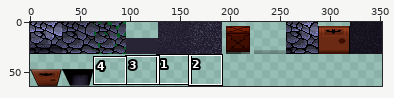
One commit to this sprite sheet: assets/TileSet/Sprite_sheet_tiles.png. The first picture is a wide view before the edit; the outline marks the close-up.
Close-up. Before:
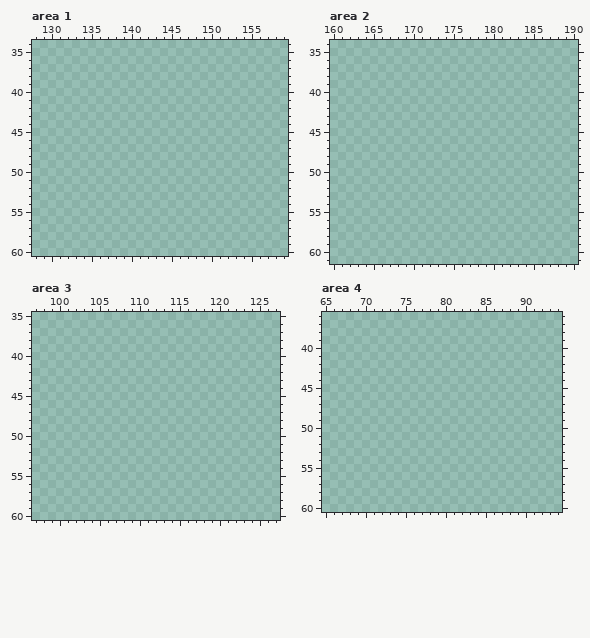
The file is 352x64 pixels. Pixels under 10% opacity are left out. Colours within 5 levels of each other are drawn and written as one. Shown: area 1: x 128..159, y 34..60; area 2: x 160..190, y 34..61; area 3: x 97..127, y 35..60; area 4: x 65..94, y 36..60.
Once edited:
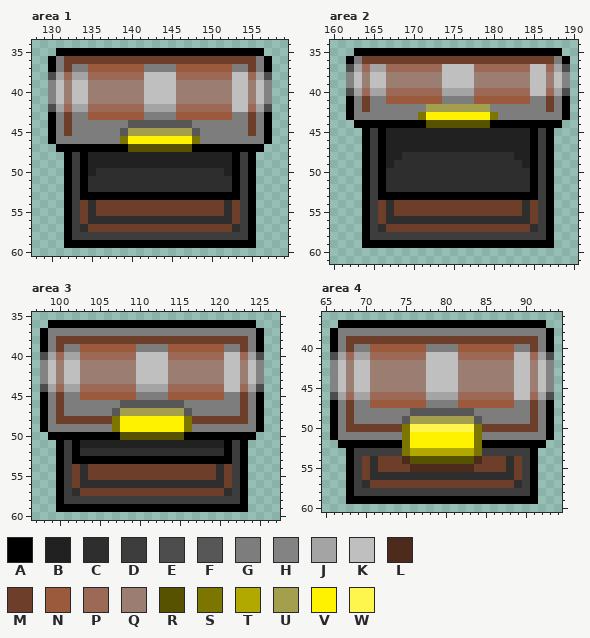
Palette (. is transparent): A #000000  B #212121  C #2e2e2e  D #3d3d3d  E #4d4d4d  F #575757  G #7d7d7d  H #838383  J #a4a4a4  K #bfbfbf  L #4c2b1d  M #6d3e29  N #9c5a3c  P #9c6956  Q #9c7d72  R #575200  S #7c7600  T #b2a900  U #a49f4d  V #fff200  W #fff64d
Diff:
Changed rows in their new state; - is an unchanged pixel.
Area 1:
first column x 130:
35 -AAAAAAAAAAAAAAAAAAAAAAAAAA-
36 AGMMMMMMMMMMMMMMMMMMMMMMMMGA
37 AGMGGNNNNNNNGGGGNNNNNNNGGMGA
38 EJPJJPPPPPPPKKKKPPPPPPPKKPJE
39 HKQKKQQQQQQQKKKKQQQQQQQKKQKH
40 HKQKKQQQQQQQKKKKQQQQQQQKKQKH
41 HKQKKQQQQQQQKKKKQQQQQQQKKQKH
42 EJPJJPPPPPPPJJJJPPPPPPPKKPJE
43 AGMGGNNNNNNNGGGGNNNNNNNGGMGA
44 AGMGGGGGGGFFFFFFFFGGGGGGGMGA
45 AGMGGGGGGFUUUUUUUUFGGGGGGMGA
46 AGGGGGGGGSVVVVVVVVSGGGGGGGGA
47 -AAAAAAAAARRRRRRRRAAAAAAAAA-
48 --ADABBBBBBBBBBBBBBBBBBADA--
49 --ADABBBBBBBBBBBBBBBBBBADA--
50 --ADABCCCCCCCCCCCCCCCCBADA--
51 --ADACCCCCCCCCCCCCCCCCCADA--
52 --ADACCCCCCCCCCCCCCCCCCADA--
53 --ADAAAAAAAAAAAAAAAAAAAADA--
54 --ADMCMMMMMMMMMMMMMMMMCMDA--
55 --ADMCMMMMMMMMMMMMMMMMCMDA--
56 --ADMCCCCCCCCCCCCCCCCCCMDA--
57 --ADCMMMMMMMMMMMMMMMMMMCDA--
58 --ADDDDDDDDDDDDDDDDDDDDDDA--
59 --AAAAAAAAAAAAAAAAAAAAAAAA--
Area 2:
first column x 162:
35 -AAAAAAAAAAAAAAAAAAAAAAAAAA-
36 AGMMMMMMMMMMMMMMMMMMMMMMMMGA
37 EJPJJPPPPPPPKKKKPPPPPPPKKPJE
38 HKQKKQQQQQQQKKKKQQQQQQQKKQKH
39 HKQKKQQQQQQQKKKKQQQQQQQKKQKH
40 EJPJJPPPPPPPJJJJPPPPPPPKKPJE
41 AGMGGNNNNNNNGGGGNNNNNNNGGMGA
42 AGMGGGGGGGUUUUUUUUGGGGGGGMGA
43 AGGGGGGGGSVVVVVVVVSGGGGGGGGA
44 -AAAAAAAAARRRRRRRRAAAAAAAAA-
45 --ADABBBBBBBBBBBBBBBBBBADA--
46 --ADABBBBBBBBBBBBBBBBBBADA--
47 --ADABBBBBBBBBBBBBBBBBBADA--
48 --ADABBCCCCCCCCCCCCCCBBADA--
49 --ADABCCCCCCCCCCCCCCCCBADA--
50 --ADACCCCCCCCCCCCCCCCCCADA--
51 --ADACCCCCCCCCCCCCCCCCCADA--
52 --ADACCCCCCCCCCCCCCCCCCADA--
53 --ADAAAAAAAAAAAAAAAAAAAADA--
54 --ADMCMMMMMMMMMMMMMMMMCMDA--
55 --ADMCMMMMMMMMMMMMMMMMCMDA--
56 --ADMCCCCCCCCCCCCCCCCCCMDA--
57 --ADCMMMMMMMMMMMMMMMMMMCDA--
58 --ADDDDDDDDDDDDDDDDDDDDDDA--
59 --AAAAAAAAAAAAAAAAAAAAAAAA--
Area 3:
first column x 98:
36 -AAAAAAAAAAAAAAAAAAAAAAAAAA-
37 AGGGGGGGGGGGGGGGGGGGGGGGGGGA
38 AGMMMMMMMMMMMMMMMMMMMMMMMMGA
39 AGMGGNNNNNNNGGGGNNNNNNNGGMGA
40 EJPJJPPPPPPPKKKKPPPPPPPKKPJE
41 HKQKKQQQQQQQKKKKQQQQQQQKKQKH
42 HKQKKQQQQQQQKKKKQQQQQQQKKQKH
43 HKQKKQQQQQQQKKKKQQQQQQQKKQKH
44 EJPJJPPPPPPPJJJJPPPPPPPKKPJE
45 AGMGGNNNNNNNGGGGNNNNNNNGGMGA
46 AGMGGGGGGGFFFFFFFFGGGGGGGMGA
47 AGMGGGGGGFUUUUUUUUFGGGGGGMGA
48 AGMMMMMMMSVVVVVVVVSMMMMMMMGA
49 AGGGGGGGGSVVVVVVVVSGGGGGGGGA
50 -AAAAAAAAARRRRRRRRAAAAAAAAA-
51 --ADABBBBBBBBBBBBBBBBBBADA--
52 --ADACCCCCCCCCCCCCCCCCCADA--
53 --ADAAAAAAAAAAAAAAAAAAAADA--
54 --ADMCMMMMMMMMMMMMMMMMCMDA--
55 --ADMCMMMMMMMMMMMMMMMMCMDA--
56 --ADMCCCCCCCCCCCCCCCCCCMDA--
57 --ADCMMMMMMMMMMMMMMMMMMCDA--
58 --ADDDDDDDDDDDDDDDDDDDDDDA--
59 --AAAAAAAAAAAAAAAAAAAAAAAA--
Area 4:
first column x 66:
37 -AAAAAAAAAAAAAAAAAAAAAAAAAA-
38 AGGGGGGGGGGGGGGGGGGGGGGGGGGA
39 AGMMMMMMMMMMMMMMMMMMMMMMMMGA
40 AGMGGNNNNNNNGGGGNNNNNNNGGMGA
41 EJPJJPPPPPPPKKKKPPPPPPPKKPJE
42 HKQKKQQQQQQQKKKKQQQQQQQKKQKH
43 HKQKKQQQQQQQKKKKQQQQQQQKKQKH
44 HKQKKQQQQQQQKKKKQQQQQQQKKQKH
45 HKQKKQQQQQQQKKKKQQQQQQQKKQKH
46 EJPJJPPPPPPPJJJJPPPPPPPKKPJE
47 AGMGGNNNNNNNGGGGNNNNNNNGGMGA
48 AGMGGGGGGGFFFFFFFFGGGGGGGMGA
49 AGMGGGGGGFUUUUUUUUFGGGGGGMGA
50 AGMMMMMMMSWWWWWWWWSMMMMMMMGA
51 AGGGGGGGGSVVVVVVVVSGGGGGGGGA
52 -AAAAAAAASVVVVVVVVSAAAAAAAA-
53 --ADDDDDDSTTTTTTTTSDDDDDDA--
54 --ADMCMMMLRRRRRRRRLMMMCMDA--
55 --ADMCMMMMLLLLLLLLMMMMCMDA--
56 --ADMCCCCCCCCCCCCCCCCCCMDA--
57 --ADCMMMMMMMMMMMMMMMMMMCDA--
58 --ADDDDDDDDDDDDDDDDDDDDDDA--
59 --AAAAAAAAAAAAAAAAAAAAAAAA--
Where, in picture pixels (left, top, right, bottom), the same in both close-ups:
added: (48, 48, 272, 248)
added: (346, 48, 570, 248)
added: (40, 320, 264, 512)
added: (330, 320, 554, 504)
